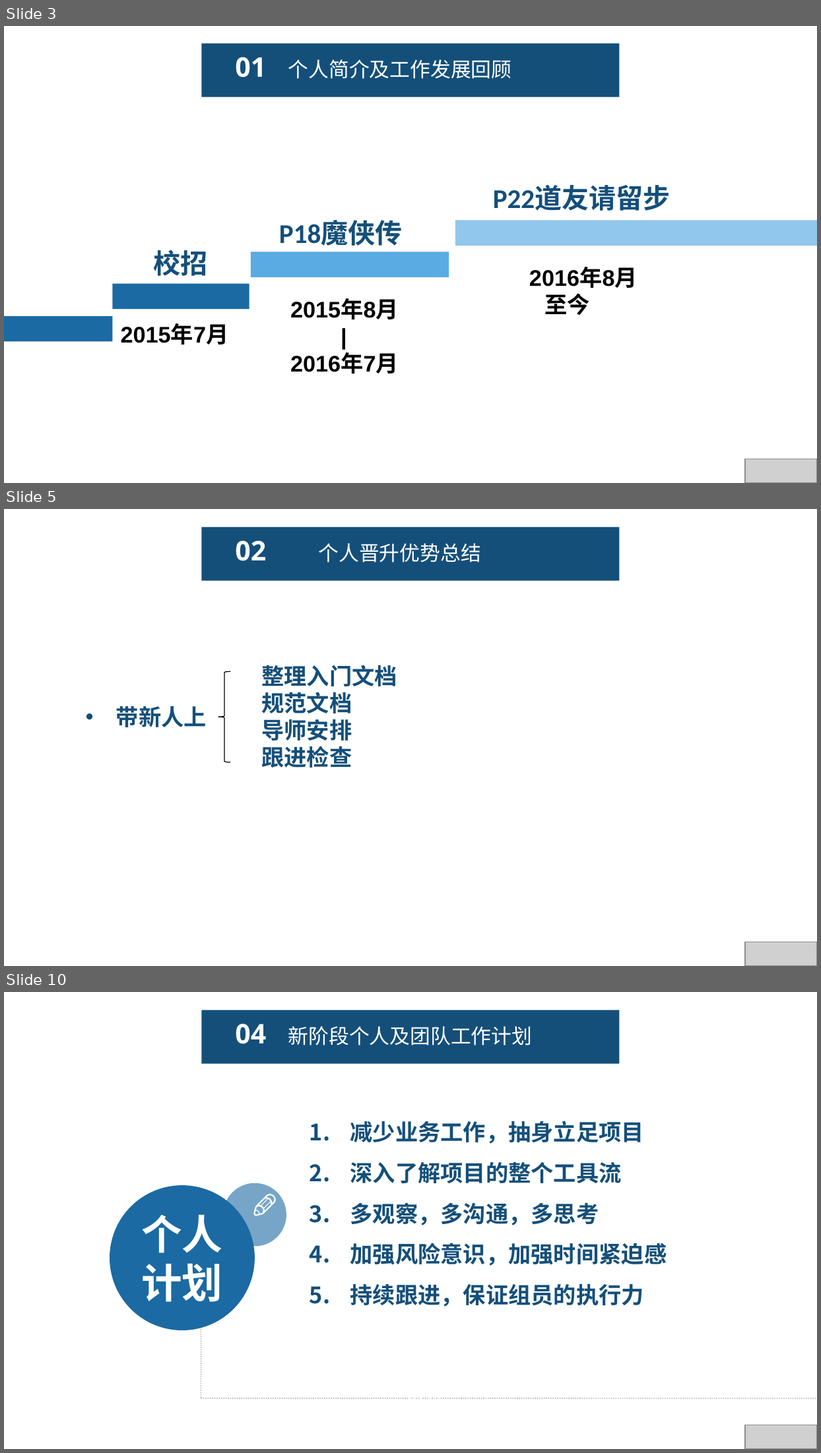
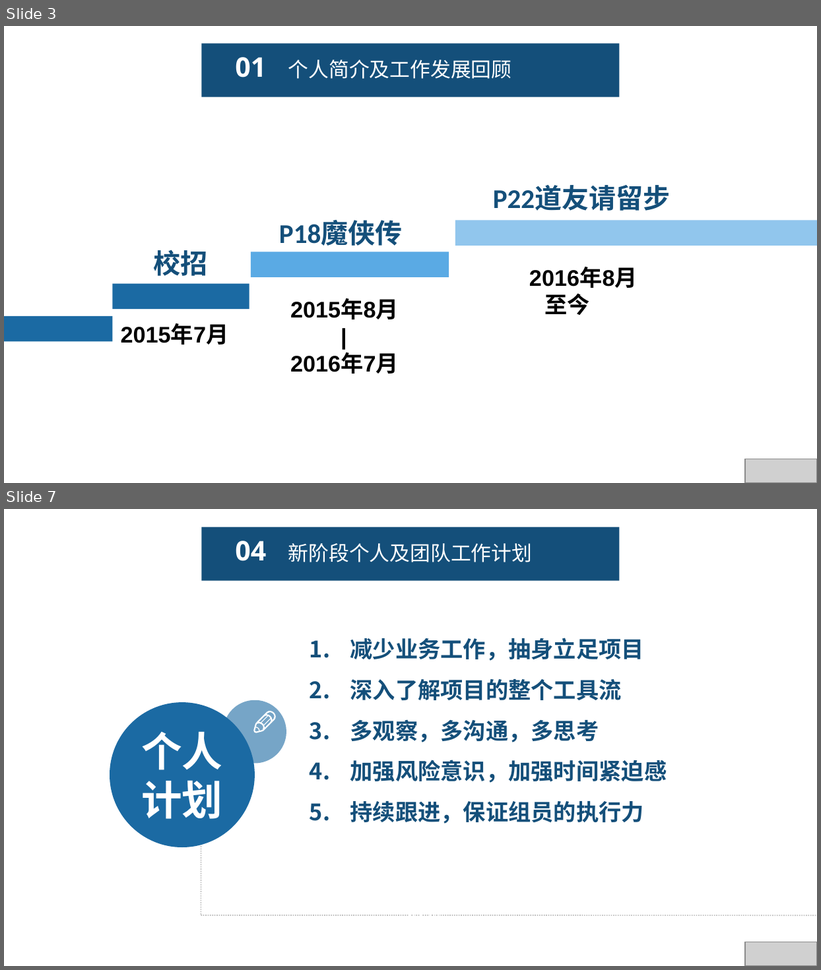
Before and after one commit to fengyuyu/world_rpg, a slide deck: 陈国锋-述职报告 .pptx. Shown one above the other, each under a label of ours: slides 3, 5 and 10 before the commit, slides 3 and 7 after it; the slides between them are not shown. The pictures are 821x1453 and 821x970 pixels, drawn with LibreOffice and Linux fonts; fonts in the diff are those of the drawing; grey boxes stand for pictures. Boxes give left, top, right and bottom in pixels: in the first picture for what was removed or moved away, otherwise in the second. Text is boxed around its words. In the diff, an @@ line names an element or a change of style, - is before the commit and + after.

```diff
--- a/陈国锋-述职报告 .pptx
+++ b/陈国锋-述职报告 .pptx
@@ slide 5 removed at (4,509,817,966), background #FFFFFF @@
@@ rectangle removed at (201,527,620,580) @@
@@ text removed at (235,541,266,561) @@
-02
@@ text removed at (319,543,481,562) @@
-个人晋升优势总结
@@ text removed at (261,665,397,768) @@
-  整理入门文档
-  规范文档
-  导师安排
-  跟进检查
@@ left brace removed at (218,671,231,762) @@
@@ text removed at (116,706,207,727) @@
-• 带新人上
@@ picture removed at (745,943,817,966) @@
@@ what was slide 10 is now slide 7 @@
```
Also in this commit, not shown: 4 slides changed, 3 other slides removed, 2 other files.
